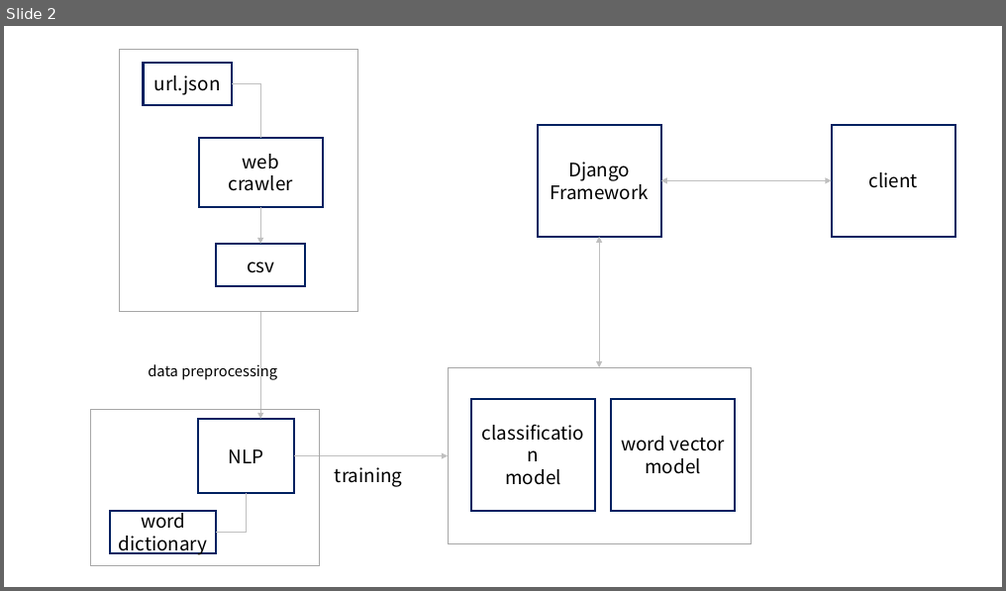
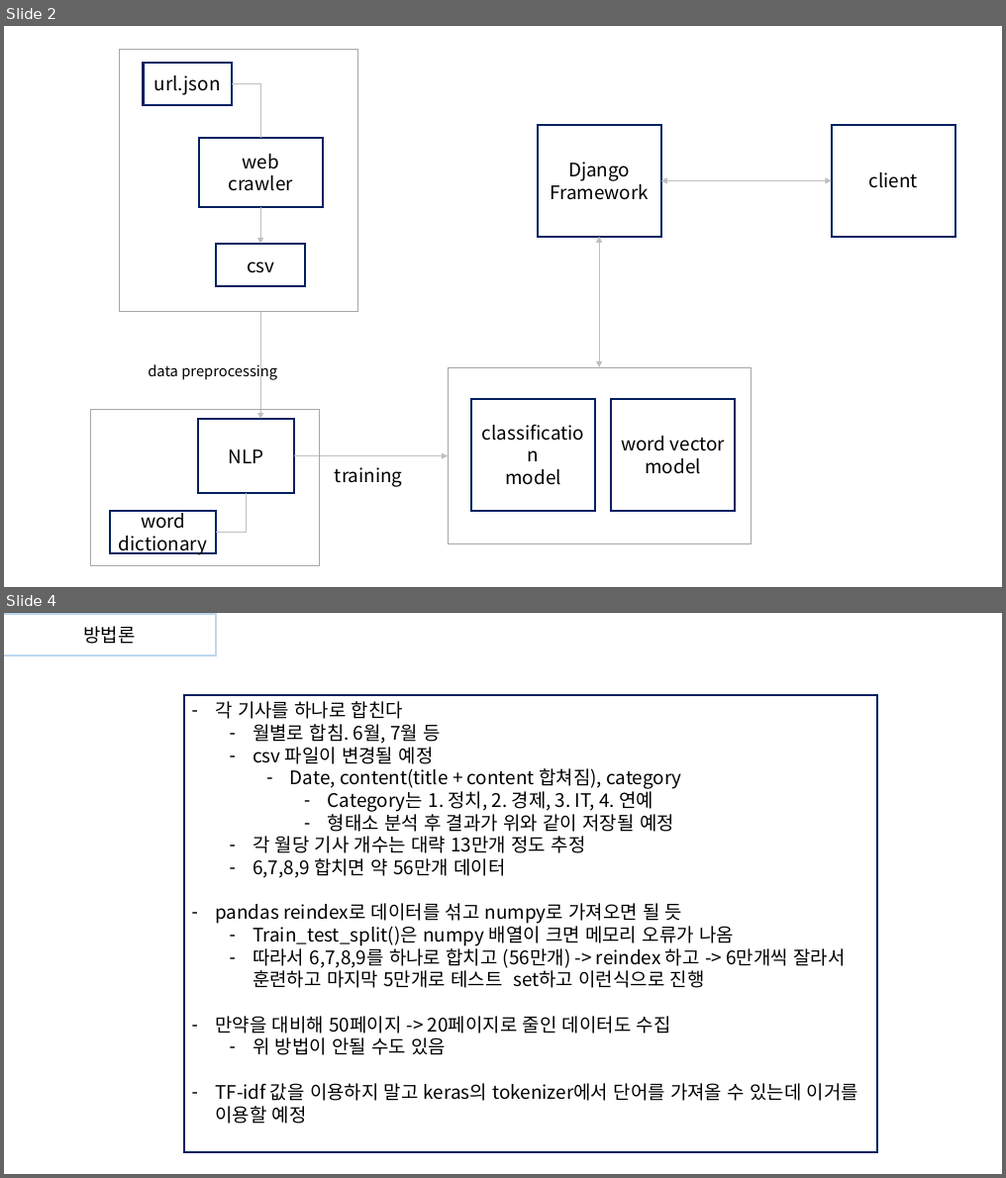
Before and after one commit to lsjsj92/text_mining_with_hwang, a slide deck: project model.pptx. Shown one above the other, each under a label of ours: slide 2 before the commit, slides 2 and 4 after it; the slides between them are not shown. The pictures are 1006x591 and 1006x1178 pixels, drawn with LibreOffice and Linux fonts; fonts in the diff are those of the drawing. Boxes give left, top, right and bottom in pixels: in the first picture for what was removed or moved away, otherwise in the second. Text is boxed around its words. In the diff, an @@ line names an element or a change of style, - is before the commit and + after.

Commit message:
181005

```diff
--- a/project model.pptx
+++ b/project model.pptx
@@ slide 4 added at (4, 613, 1002, 1174), background #FFFFFF @@
@@ rectangle added at (4, 614, 217, 657), outline #BDD7EE 2 pt, 18 pt, text #000000 @@
+방법론
@@ rectangle added at (184, 695, 877, 1153), outline #002060 2 pt, 18 pt, text #000000 @@
+– 각 기사를 하나로 합친다
+  – 월별로 합침. 6월, 7월 등
+  – csv 파일이 변경될 예정
+    – Date, content(title + content 합쳐짐), category
+      – Category는 1. 정치, 2. 경제, 3. IT, 4. 연예
+      – 형태소 분석 후 결과가 위와 같이 저장될 예정
+  – 각 월당 기사 개수는 대략 13만개 정도 추정
+  – 6,7,8,9 합치면 약 56만개 데이터
+– pandas reindex로 데이터를 섞고 numpy로 가져오면 될 듯
+  – Train_test_split()은 numpy 배열이 크면 메모리 오류가 나옴
+  – 따라서 6,7,8,9를 하나로 합치고 (56만개) -> reindex 하고 -> 6만개씩 잘라서 훈련하고 마지막 5만개로 테스트 set하고 이런식으로 진행
+– 만약을 대비해 50페이지 -> 20페이지로 줄인 데이터도 수집
+  – 위 방법이 안될 수도 있음
+– TF-idf 값을 이용하지 말고 keras의 tokenizer에서 단어를 가져올 수 있는데 이거를 이용할 예정
```
